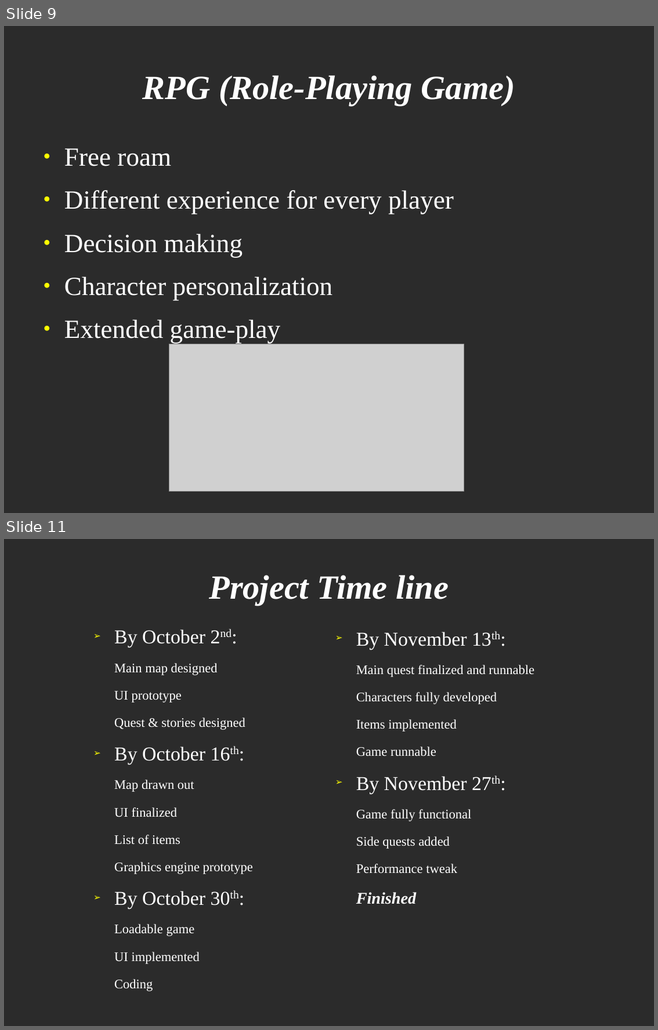
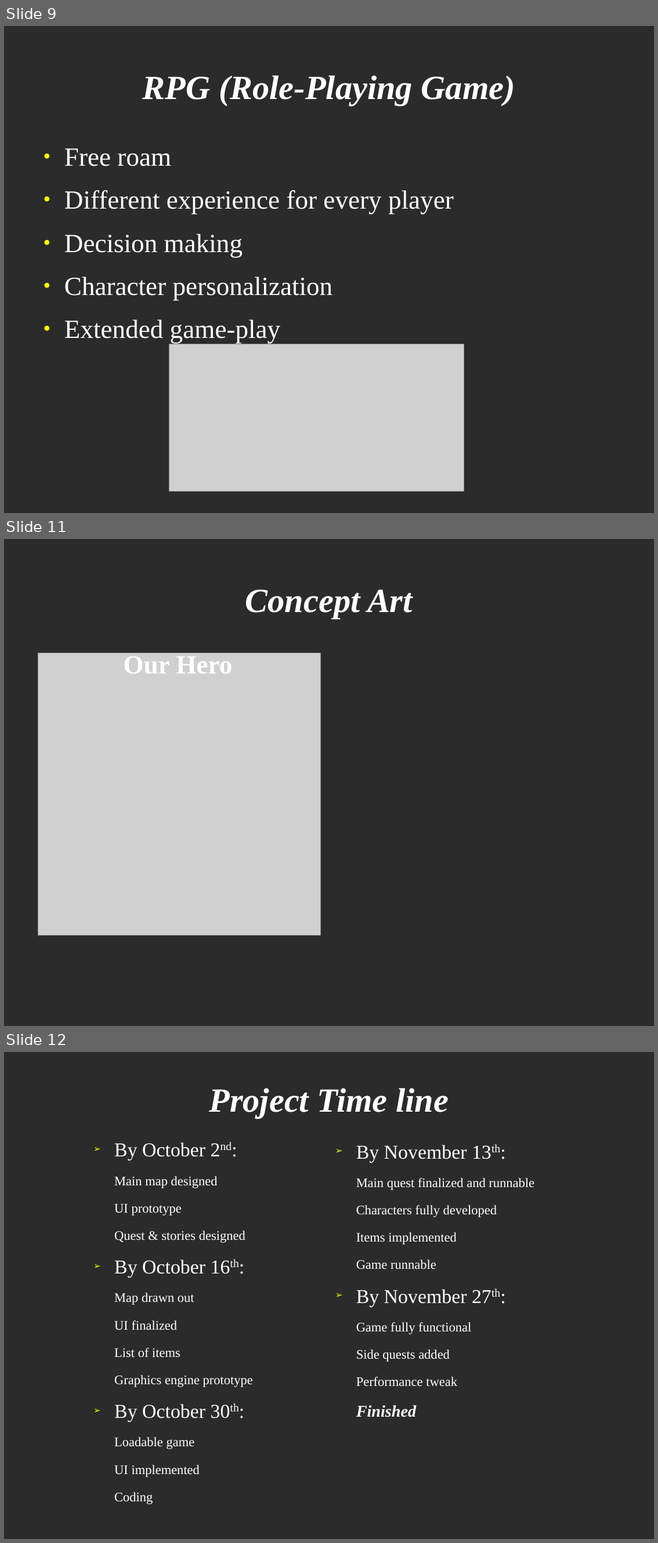
Before and after one commit to bpowell/cse280-android-game, a slide deck: presentations/Proposal Presentation.odp. Shown one above the other, each under a label of ours: slides 9 and 11 before the commit, slides 9, 11 and 12 after it; the slides between them are not shown. The pictures are 658x1030 and 658x1543 pixels, drawn with LibreOffice and Linux fonts; fonts in the diff are those of the drawing; grey boxes stand for pictures; background and template pictures are left out; a plain dark background stands for a picture behind light text. Boxes give left, top, right and bottom in pixels: in the first picture for what was removed or moved away, otherwise in the second. Text is boxed around its words. In the diff, an @@ line names an element or a change of style, - is before the commit and + after.

Commit message:
Changed some information and added a new slide with some concept art.

```diff
--- a/presentations/Proposal Presentation.odp
+++ b/presentations/Proposal Presentation.odp
@@ slide 11 added at (4,539,654,1026), background picture (left out) @@
@@ title added at (245,589,412,619), 41.4 pt, text #FFFFFF, bold, italic @@
+Concept Art
@@ picture added at (38,653,321,936) @@
@@ title added at (123,656,233,674), 32 pt, text #FFFFFF, bold @@
+Our Hero
@@ what was slide 11 is now slide 12 @@
```
Also in this commit, not shown: 3 slides changed, 1 other slide added, 1 slide removed.
